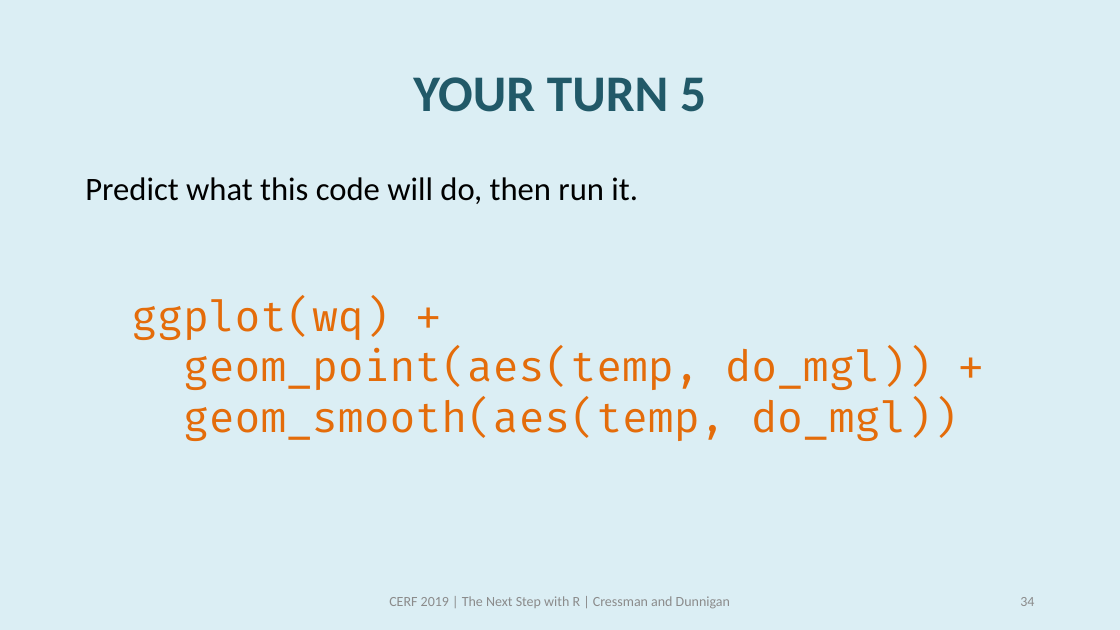
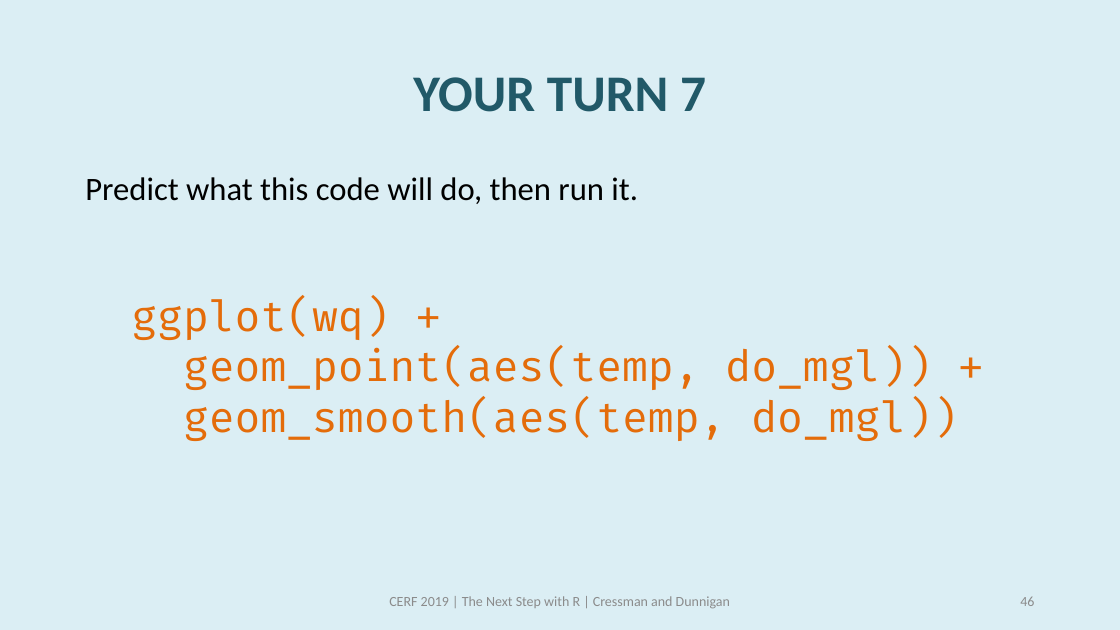
Before and after one commit to swmpkim/2019_CERF, a slide deck: slide 46 of slides/01_Visualize.pptx (slide 34 before the commit). Drawn at 1120x630 pixels with LibreOffice and Linux fonts; fonts in the diff are those of the drawing. Boxes give left, top, right and bottom in pixels: in the first picture for what was removed or moved away, otherwise in the second. Text is boxed around its words. In the diff, an @@ line names an element or a change of style, - is before the commit and + after.

```diff
--- a/slides/01_Visualize.pptx
+++ b/slides/01_Visualize.pptx
@@ title at <box>413,77,706,112</box>: text changed @@
-YOUR TURN 5
+YOUR TURN 7
@@ page number at <box>1020,597,1034,606</box>: text changed @@
-34
+46
```
Also in this commit, not shown: 13 other slides changed, 18 slides added, 1 other file.
